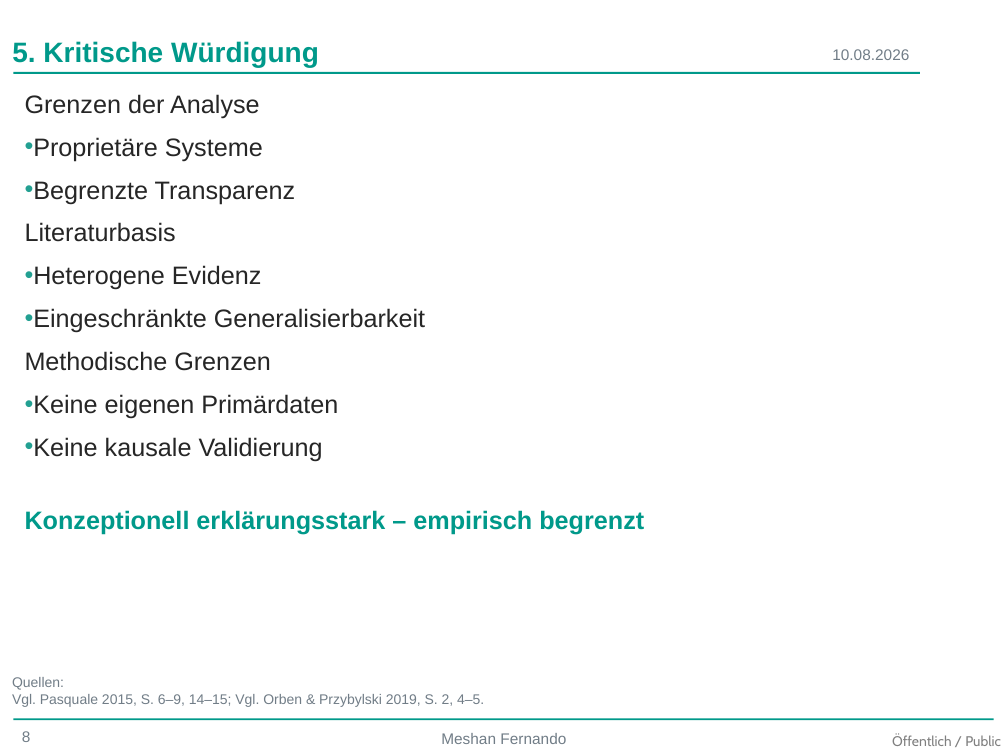
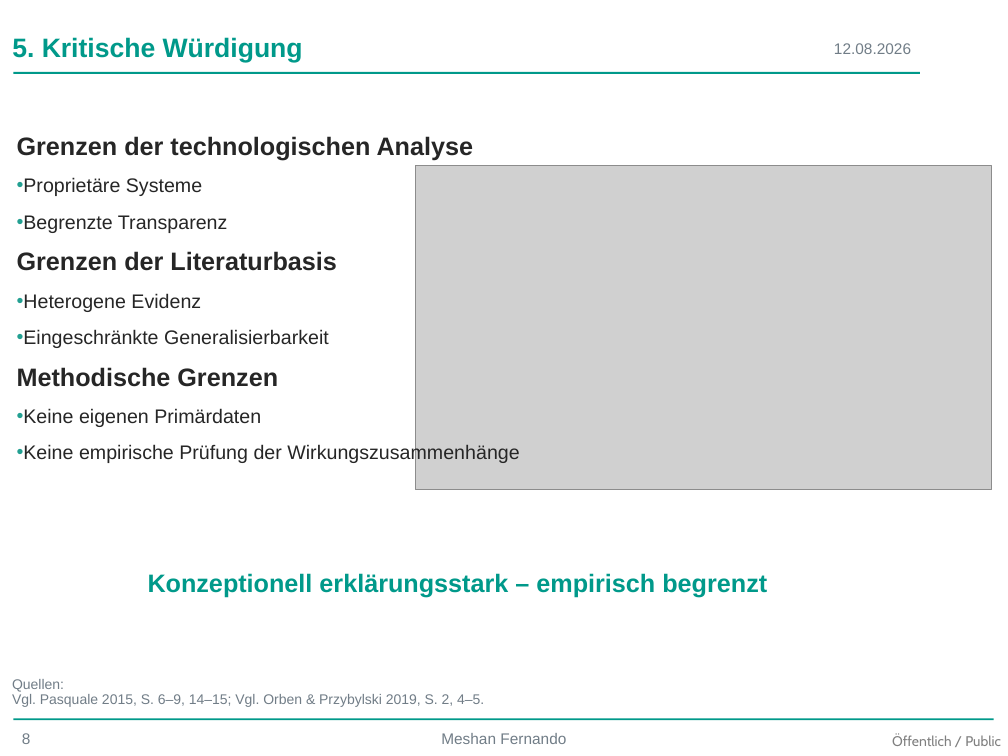
Before and after one commit to thejoker1236/BachlorsThesis, a slide deck: slide 8 of Presentation/Bachelor-Thesis.pptx. Drawn at 1008x756 pixels with LibreOffice and Linux fonts; fonts in the diff are those of the drawing; grey boxes stand for pictures; background and template pictures are left out. Boxes give left, top, right and bottom in pixels: in the first picture for what was removed or moved away, otherwise in the second. Text is boxed around its words. In the diff, an @@ line names an element or a change of style, - is before the commit and + after.

```diff
--- a/Presentation/Bachelor-Thesis.pptx
+++ b/Presentation/Bachelor-Thesis.pptx
@@ text "5. Kritische Würdigung" at <box>12,37,303,63</box>: size 20 to 19 pt; line spacing 1 to 0.9 @@
@@ text at <box>834,43,911,54</box>: text changed @@
-10.08.2026
+12.08.2026
@@ text "Grenzen der technologischen Analyse": place and size @@
-text "Grenzen der technologischen Analyse" at <box>25,94,644,535</box>
+text "Grenzen der technologischen Analyse" at <box>17,136,519,464</box>
@@ text at <box>17,136,474,161</box>: text changed; bold on @@
-Grenzen der Analyse
+Grenzen der technologischen Analyse
@@ text at <box>17,177,329,427</box>: size 18 to 14 pt in "Proprietäre Systeme", "Begrenzte Transparenz", "Heterogene Evidenz", "Eingeschränkte Generalisierbarkeit" and 1 more places; bold on in "Methodische Grenzen" @@
@@ picture added at <box>415,165,991,489</box> @@
@@ text at <box>17,251,337,271</box>: text changed; bold on @@
-Literaturbasis
+Grenzen der Literaturbasis
@@ text at <box>17,444,519,464</box>: text changed; size 18 to 14 pt; text colour #00998A to #262626; bold off @@
-• Keine kausale Validierung
-Konzeptionell erklärungsstark – empirisch begrenzt
+• Keine empirische Prüfung der Wirkungszusammenhänge
@@ text added at <box>148,573,767,598</box>, 18 pt, text #00998A, bold @@
+Konzeptionell erklärungsstark – empirisch begrenzt
@@ text "Quellen: Vgl. Pasquale 2015, S. ..." at <box>12,679,484,707</box>: bold on; line spacing 1 to 0.9 @@
@@ page number at <box>22,733,31,744</box>: more space between paragraphs @@
```
Also in this commit, not shown: 7 other slides changed, 1 other file.
